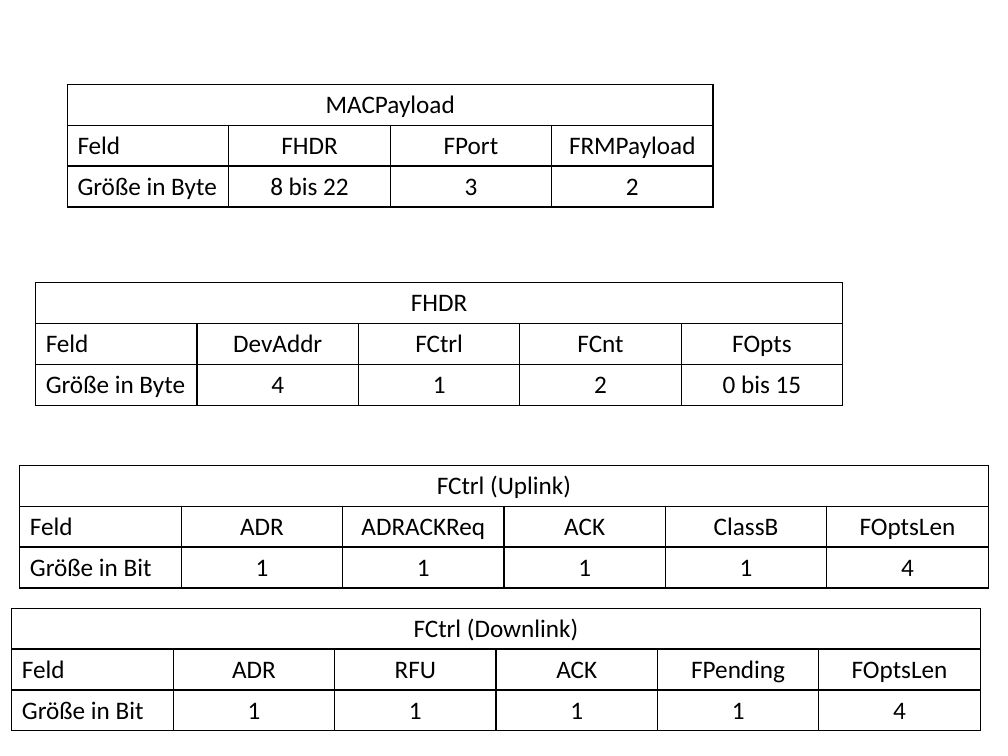
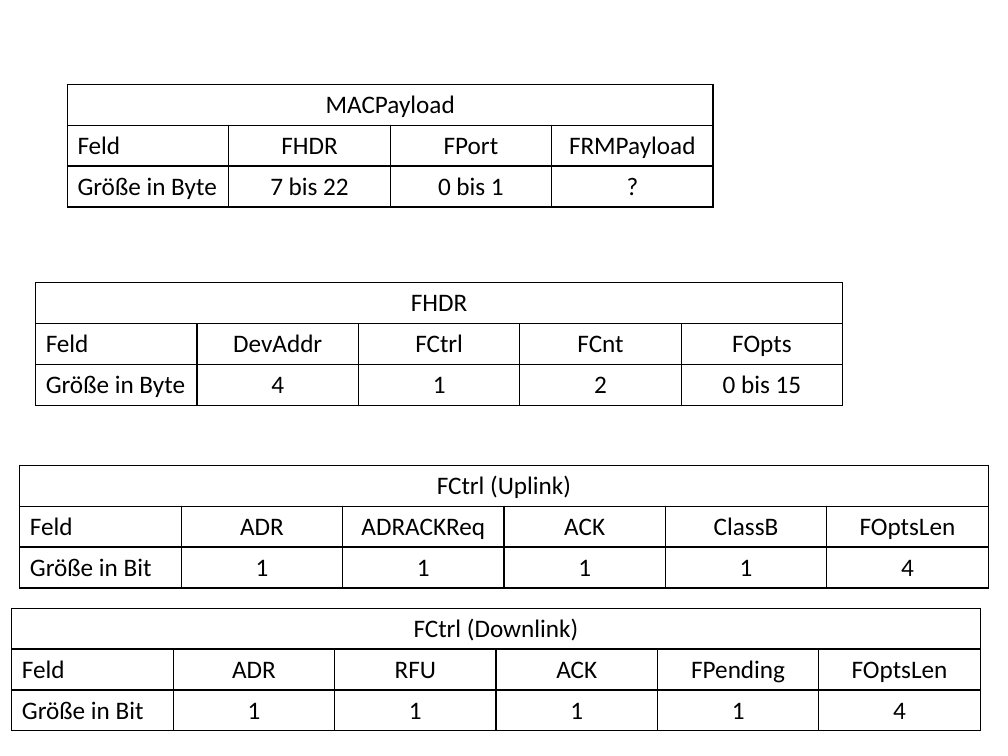
Before and after one commit to SiggiSigmann/Seminar_Lora, a slide deck: slide 2 of bilder_edit/LoRaPaket.pptx. Drawn at 1008x756 pixels with LibreOffice and Linux fonts; fonts in the diff are those of the drawing. Boxes give left, top, right and bottom in pixels: in the first picture for what was removed or moved away, otherwise in the second. Text is boxed around its words. In the diff, an @@ line names an element or a change of style, - is before the commit and + after.

```diff
--- a/bilder_edit/LoRaPaket.pptx
+++ b/bilder_edit/LoRaPaket.pptx
@@ table at (x1=68, y1=85, x2=713, y2=208) @@
-row 3: Größe in Byte | 8 bis 22 | 3 | 2
+row 3: Größe in Byte | 7 bis 22 | 0 bis 1 | ?
```
Also in this commit, not shown: 1 other slide changed, 6 other files.
